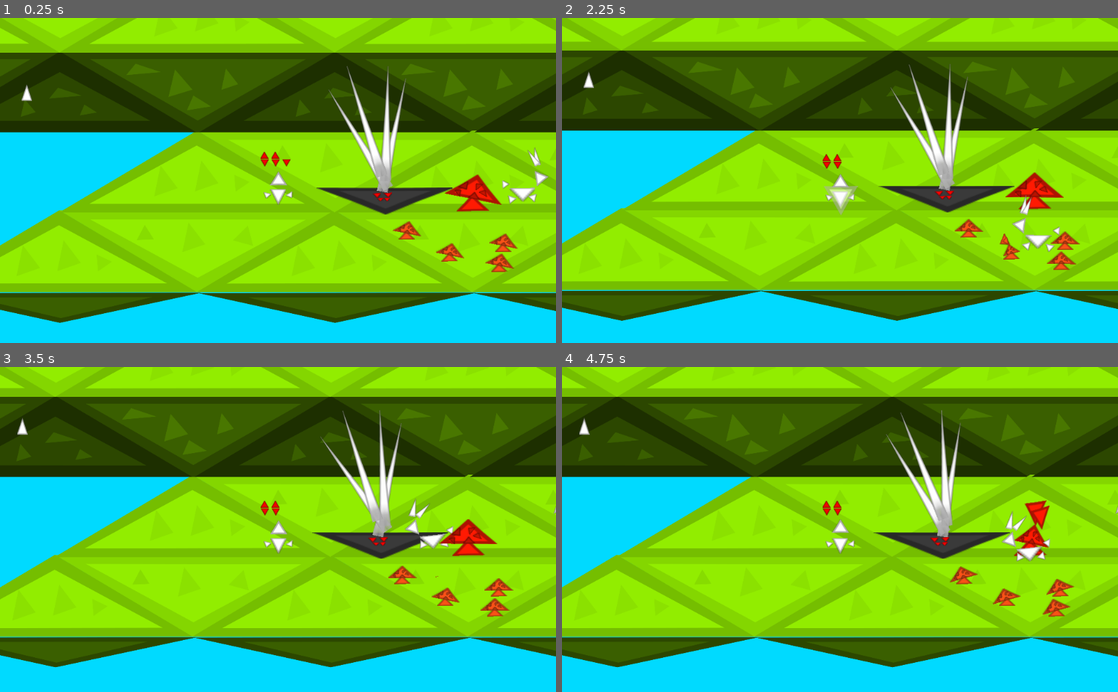
Above: before the commit, frames 1-4 (two rows, left to right).
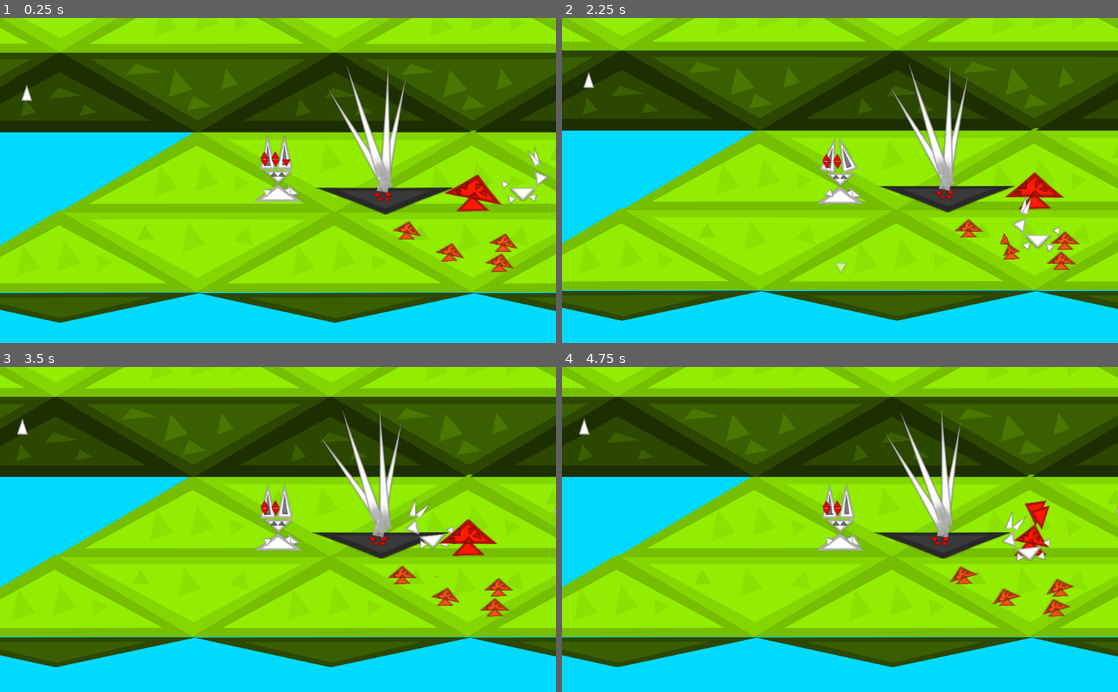
Above: after the commit, the same moments.

Repository: Mequam/Sound_Mess
Game: Godot game, scene res://scenes/main/test_2d_space.tscn
The game is run twice, just before and just after one commit, with the same random seed, the same clock (stepped at 60 frames per second) and the same inputs.
Inputs (mouse positions are in pixels of both pictures, inside the frame that each line leads up to):
- Up to frame 1 (0.25 s): no input
- Up to frame 2 (2.25 s): move the mouse to (962, 164) at 0.52 s; tap 1 (NOTE_0) at 0.6 s; tap Space at 0.77, 1.52 s; move the mouse to (728, 196) at 1.27 s; tap 2 (NOTE_1) at 1.35 s; move the mouse to (895, 109) at 2.02 s; tap 3 (NOTE_2) at 2.1 s
- Up to frame 3 (3.5 s): move the mouse to (250, 594) at 2.77 s; tap 5 (NOTE_4) at 2.85 s; tap Space at 3.02 s
- Up to frame 4 (4.75 s): move the mouse to (1006, 578) at 3.52 s; tap 6 (NOTE_5) at 3.6 s; tap Space at 3.77, 4.52 s; move the mouse to (673, 480) at 4.27 s; tap 7 (NOTE_6) at 4.35 s

The runs differ from the first frame. In frame 1, 0.7% of the frame differs, in the area x 45-55%, y 36-58%; in frame 2, 0.8%, in the area x 45-55%, y 36-79%; in frame 3, 0.7%; in frame 4, 0.7%.

Commit message:
added a basic bunny animation and updated the avatar script with default behavior to make life easier in the future
TODO: get the scale and rotation of the particle effect right and add the side to side functionality to the script

Diff:
--- /dev/null
+++ b/scenes/assets/avatars/avatar_sprite_bunny.tscn
@@ -0,0 +1,477 @@
+[gd_scene load_steps=6 format=2]
+
+[ext_resource path="res://triangles/even_triangle.png" type="Texture" id=1]
+[ext_resource path="res://triangles/long_triangle.png" type="Texture" id=2]
+[ext_resource path="res://scenes/instance/Shrinking_Triangle.tscn" type="PackedScene" id=3]
+
+[sub_resource type="Animation" id=1]
+resource_name = "Front_Jump"
+length = 0.1
+step = 0.05
+tracks/0/type = "value"
+tracks/0/path = NodePath("bunny_sprite_front:scale")
+tracks/0/interp = 1
+tracks/0/loop_wrap = true
+tracks/0/imported = false
+tracks/0/enabled = true
+tracks/0/keys = {
+"times": PoolRealArray( 0, 0.05 ),
+"transitions": PoolRealArray( 1, 1 ),
+"update": 1,
+"values": [ Vector2( 1, 0.5 ), Vector2( 1, 1.3 ) ]
+}
+tracks/1/type = "value"
+tracks/1/path = NodePath("bunny_sprite_front/hands/left_hand:position")
+tracks/1/interp = 1
+tracks/1/loop_wrap = true
+tracks/1/imported = false
+tracks/1/enabled = true
+tracks/1/keys = {
+"times": PoolRealArray( 0, 0.05 ),
+"transitions": PoolRealArray( 1, 1 ),
+"update": 1,
+"values": [ Vector2( 95.9257, 41.8546 ), Vector2( 162.357, 124.663 ) ]
+}
+tracks/2/type = "value"
+tracks/2/path = NodePath("bunny_sprite_front/hands/left_hand:rotation_degrees")
+tracks/2/interp = 1
+tracks/2/loop_wrap = true
+tracks/2/imported = false
+tracks/2/enabled = true
+tracks/2/keys = {
+"times": PoolRealArray( 0, 0.05 ),
+"transitions": PoolRealArray( 1, 1 ),
+"update": 1,
+"values": [ 120.496, 131.777 ]
+}
+tracks/3/type = "value"
+tracks/3/path = NodePath("bunny_sprite_front/hands/right_hand:position")
+tracks/3/interp = 1
+tracks/3/loop_wrap = true
+tracks/3/imported = false
+tracks/3/enabled = true
+tracks/3/keys = {
+"times": PoolRealArray( 0, 0.05 ),
+"transitions": PoolRealArray( 1, 1 ),
+"update": 1,
+"values": [ Vector2( -80.699, 57.3351 ), Vector2( -142.205, 145.452 ) ]
+}
+tracks/4/type = "value"
+tracks/4/path = NodePath("bunny_sprite_front/hands/right_hand:rotation_degrees")
+tracks/4/interp = 1
+tracks/4/loop_wrap = true
+tracks/4/imported = false
+tracks/4/enabled = true
+tracks/4/keys = {
+"times": PoolRealArray( 0, 0.05 ),
+"transitions": PoolRealArray( 1, 1 ),
+"update": 1,
+"values": [ -111.155, -126.715 ]
+}
+tracks/5/type = "value"
+tracks/5/path = NodePath("bunny_sprite_front/head/ears/left_ear_pos:position")
+tracks/5/interp = 1
+tracks/5/loop_wrap = true
+tracks/5/imported = false
+tracks/5/enabled = true
+tracks/5/keys = {
+"times": PoolRealArray( 0, 0.05 ),
+"transitions": PoolRealArray( 1, 1 ),
+"update": 1,
+"values": [ Vector2( -102.773, -358.236 ), Vector2( -76.4258, -320.678 ) ]
+}
+tracks/6/type = "value"
+tracks/6/path = NodePath("bunny_sprite_front/head/ears/right_ear_pos:position")
+tracks/6/interp = 1
+tracks/6/loop_wrap = true
+tracks/6/imported = false
+tracks/6/enabled = true
+tracks/6/keys = {
+"times": PoolRealArray( 0, 0.05 ),
+"transitions": PoolRealArray( 1, 1 ),
+"update": 1,
+"values": [ Vector2( 51.0201, -360.286 ), Vector2( 43.8396, -317.62 ) ]
+}
+tracks/7/type = "value"
+tracks/7/path = NodePath("bunny_sprite_front/head/ears/right_ear_pos:scale")
+tracks/7/interp = 1
+tracks/7/loop_wrap = true
+tracks/7/imported = false
+tracks/7/enabled = true
+tracks/7/keys = {
+"times": PoolRealArray( 0, 0.05 ),
+"transitions": PoolRealArray( 1, 1 ),
+"update": 1,
+"values": [ Vector2( 1, 1 ), Vector2( 1, 0.5 ) ]
+}
+tracks/8/type = "value"
+tracks/8/path = NodePath("bunny_sprite_front/head/ears/left_ear_pos:scale")
+tracks/8/interp = 1
+tracks/8/loop_wrap = true
+tracks/8/imported = false
+tracks/8/enabled = true
+tracks/8/keys = {
+"times": PoolRealArray( 0, 0.05 ),
+"transitions": PoolRealArray( 1, 1 ),
+"update": 1,
+"values": [ Vector2( 1, 1 ), Vector2( 1, 0.5 ) ]
+}
+tracks/9/type = "value"
+tracks/9/path = NodePath("bunny_sprite_front/head/ears/left_ear_pos:rotation_degrees")
+tracks/9/interp = 1
+tracks/9/loop_wrap = true
+tracks/9/imported = false
+tracks/9/enabled = true
+tracks/9/keys = {
+"times": PoolRealArray( 0, 0.05 ),
+"transitions": PoolRealArray( 1, 1 ),
+"update": 1,
+"values": [ 0.0, 13.528 ]
+}
+tracks/10/type = "value"
+tracks/10/path = NodePath("bunny_sprite_front/head/ears/right_ear_pos:rotation_degrees")
+tracks/10/interp = 1
+tracks/10/loop_wrap = true
+tracks/10/imported = false
+tracks/10/enabled = true
+tracks/10/keys = {
+"times": PoolRealArray( 0, 0.05 ),
+"transitions": PoolRealArray( 1, 1 ),
+"update": 1,
+"values": [ 0.0, -17.8766 ]
+}
+tracks/11/type = "value"
+tracks/11/path = NodePath("bunny_sprite_front:position")
+tracks/11/interp = 1
+tracks/11/loop_wrap = true
+tracks/11/imported = false
+tracks/11/enabled = true
+tracks/11/keys = {
+"times": PoolRealArray( 0, 0.05 ),
+"transitions": PoolRealArray( 1, 1 ),
+"update": 1,
+"values": [ Vector2( 0, 0 ), Vector2( 0, -100 ) ]
+}
+tracks/12/type = "value"
+tracks/12/path = NodePath("bunny_sprite_front:visible")
+tracks/12/interp = 1
+tracks/12/loop_wrap = true
+tracks/12/imported = false
+tracks/12/enabled = true
+tracks/12/keys = {
+"times": PoolRealArray( 0.05 ),
+"transitions": PoolRealArray( 1 ),
+"update": 1,
+"values": [ true ]
+}
+tracks/13/type = "value"
+tracks/13/path = NodePath("shadow:visible")
+tracks/13/interp = 1
+tracks/13/loop_wrap = true
+tracks/13/imported = false
+tracks/13/enabled = true
+tracks/13/keys = {
+"times": PoolRealArray( 0, 0.05 ),
+"transitions": PoolRealArray( 1, 1 ),
+"update": 1,
+"values": [ false, true ]
+}
+
+[sub_resource type="Animation" id=2]
+loop = true
+tracks/0/type = "value"
+tracks/0/path = NodePath("bunny_sprite_front/hands/right_hand:rotation_degrees")
+tracks/0/interp = 1
+tracks/0/loop_wrap = true
+tracks/0/imported = false
+tracks/0/enabled = true
+tracks/0/keys = {
+"times": PoolRealArray( 0, 0.1, 0.2 ),
+"transitions": PoolRealArray( 1, 1, 1 ),
+"update": 1,
+"values": [ -78.685, -88.1137, -78.685 ]
+}
+tracks/1/type = "value"
+tracks/1/path = NodePath("bunny_sprite_front/head/ears/left_ear_pos:rotation_degrees")
+tracks/1/interp = 1
+tracks/1/loop_wrap = true
+tracks/1/imported = false
+tracks/1/enabled = true
+tracks/1/keys = {
+"times": PoolRealArray( 0.5, 0.6, 0.7 ),
+"transitions": PoolRealArray( 1, 1, 1 ),
+"update": 1,
+"values": [ 0.0, -10.1934, 0.0 ]
+}
+tracks/2/type = "value"
+tracks/2/path = NodePath("bunny_sprite_front/tail:rotation_degrees")
+tracks/2/interp = 1
+tracks/2/loop_wrap = true
+tracks/2/imported = false
+tracks/2/enabled = true
+tracks/2/keys = {
+"times": PoolRealArray( 0, 0.1, 0.2, 0.3, 0.6, 0.7 ),
+"transitions": PoolRealArray( 1, 1, 1, 1, 1, 1 ),
+"update": 1,
+"values": [ 37.8062, 59.2405, 37.8062, 59.2405, 37.8062, 59.2405 ]
+}
+tracks/3/type = "value"
+tracks/3/path = NodePath("bunny_sprite_front/head/eyes:visible")
+tracks/3/interp = 1
+tracks/3/loop_wrap = true
+tracks/3/imported = false
+tracks/3/enabled = true
+tracks/3/keys = {
+"times": PoolRealArray(  ),
+"transitions": PoolRealArray(  ),
+"update": 1,
+"values": [  ]
+}
+tracks/4/type = "value"
+tracks/4/path = NodePath("bunny_sprite_front/head/eyes:scale")
+tracks/4/interp = 1
+tracks/4/loop_wrap = true
+tracks/4/imported = false
+tracks/4/enabled = true
+tracks/4/keys = {
+"times": PoolRealArray( 0.7, 0.8 ),
+"transitions": PoolRealArray( 1, 1 ),
+"update": 1,
+"values": [ Vector2( 1, 0.3 ), Vector2( 1, 1 ) ]
+}
+tracks/5/type = "value"
+tracks/5/path = NodePath("bunny_sprite_front/hands/left_hand:rotation_degrees")
+tracks/5/interp = 1
+tracks/5/loop_wrap = true
+tracks/5/imported = false
+tracks/5/enabled = true
+tracks/5/keys = {
+"times": PoolRealArray( 0.5, 0.6 ),
+"transitions": PoolRealArray( 1, 1 ),
+"update": 1,
+"values": [ 79.145, 66.7499 ]
+}
+tracks/6/type = "value"
+tracks/6/path = NodePath("bunny_sprite_front/head/ears/right_ear_pos:rotation_degrees")
+tracks/6/interp = 1
+tracks/6/loop_wrap = true
+tracks/6/imported = false
+tracks/6/enabled = true
+tracks/6/keys = {
+"times": PoolRealArray( 0.1, 0.2 ),
+"transitions": PoolRealArray( 1, 1 ),
+"update": 1,
+"values": [ 10.4941, 0.0 ]
+}
+tracks/7/type = "value"
+tracks/7/path = NodePath("bunny_sprite_front:scale")
+tracks/7/interp = 1
+tracks/7/loop_wrap = true
+tracks/7/imported = false
+tracks/7/enabled = true
+tracks/7/keys = {
+"times": PoolRealArray( 0 ),
+"transitions": PoolRealArray( 1 ),
+"update": 0,
+"values": [ Vector2( 1, 1 ) ]
+}
+tracks/8/type = "value"
+tracks/8/path = NodePath("bunny_sprite_front/hands/left_hand:position")
+tracks/8/interp = 1
+tracks/8/loop_wrap = true
+tracks/8/imported = false
+tracks/8/enabled = true
+tracks/8/keys = {
+"times": PoolRealArray( 0 ),
+"transitions": PoolRealArray( 1 ),
+"update": 0,
+"values": [ Vector2( 95.9257, 41.8546 ) ]
+}
+tracks/9/type = "value"
+tracks/9/path = NodePath("bunny_sprite_front/hands/right_hand:position")
+tracks/9/interp = 1
+tracks/9/loop_wrap = true
+tracks/9/imported = false
+tracks/9/enabled = true
+tracks/9/keys = {
+"times": PoolRealArray( 0 ),
+"transitions": PoolRealArray( 1 ),
+"update": 0,
+"values": [ Vector2( -80.699, 57.3351 ) ]
+}
+tracks/10/type = "value"
+tracks/10/path = NodePath("bunny_sprite_front/head/ears/left_ear_pos:scale")
+tracks/10/interp = 1
+tracks/10/loop_wrap = true
+tracks/10/imported = false
+tracks/10/enabled = true
+tracks/10/keys = {
+"times": PoolRealArray( 0 ),
+"transitions": PoolRealArray( 1 ),
+"update": 0,
+"values": [ Vector2( 1, 1 ) ]
+}
+tracks/11/type = "value"
+tracks/11/path = NodePath("bunny_sprite_front/head/ears/right_ear_pos:scale")
+tracks/11/interp = 1
+tracks/11/loop_wrap = true
+tracks/11/imported = false
+tracks/11/enabled = true
+tracks/11/keys = {
+"times": PoolRealArray( 0 ),
+"transitions": PoolRealArray( 1 ),
+"update": 0,
+"values": [ Vector2( 1, 1 ) ]
+}
+tracks/12/type = "value"
+tracks/12/path = NodePath("bunny_sprite_front/head/ears/left_ear_pos:position")
+tracks/12/interp = 1
+tracks/12/loop_wrap = true
+tracks/12/imported = false
+tracks/12/enabled = true
+tracks/12/keys = {
+"times": PoolRealArray( 0 ),
+"transitions": PoolRealArray( 1 ),
+"update": 0,
+"values": [ Vector2( -102.773, -358.236 ) ]
+}
+tracks/13/type = "value"
+tracks/13/path = NodePath("bunny_sprite_front/head/ears/right_ear_pos:position")
+tracks/13/interp = 1
+tracks/13/loop_wrap = true
+tracks/13/imported = false
+tracks/13/enabled = true
+tracks/13/keys = {
+"times": PoolRealArray( 0 ),
+"transitions": PoolRealArray( 1 ),
+"update": 0,
+"values": [ Vector2( 51.0201, -360.286 ) ]
+}
+tracks/14/type = "value"
+tracks/14/path = NodePath("bunny_sprite_front:position")
+tracks/14/interp = 1
+tracks/14/loop_wrap = true
+tracks/14/imported = false
+tracks/14/enabled = true
+tracks/14/keys = {
+"times": PoolRealArray( 0 ),
+"transitions": PoolRealArray( 1 ),
+"update": 0,
+"values": [ Vector2( 0, 0 ) ]
+}
+tracks/15/type = "value"
+tracks/15/path = NodePath("shadow:visible")
+tracks/15/interp = 1
+tracks/15/loop_wrap = true
+tracks/15/imported = false
+tracks/15/enabled = true
+tracks/15/keys = {
+"times": PoolRealArray( 0 ),
+"transitions": PoolRealArray( 1 ),
+"update": 1,
+"values": [ false ]
+}
+
+[node name="avatar_sprite_bunny" type="Node2D"]
+
+[node name="bunny_sprite_front" type="Node2D" parent="."]
+
+[node name="head" type="Node2D" parent="bunny_sprite_front"]
+
+[node name="head" type="Sprite" parent="bunny_sprite_front/head"]
+position = Vector2( -6.16095, -177.09 )
+scale = Vector2( 0.522692, 0.265396 )
+texture = ExtResource( 1 )
+
+[node name="eyes" type="Node2D" parent="bunny_sprite_front/head"]
+position = Vector2( 0, -201.722 )
+
+[node name="left_eye" type="Sprite" parent="bunny_sprite_front/head/eyes"]
+modulate = Color( 0.423529, 0.423529, 0.423529, 1 )
+position = Vector2( -41.114, 0 )
+rotation = 3.14159
+scale = Vector2( 0.12861, 0.0892085 )
+texture = ExtResource( 1 )
+
+[node name="right_eye" type="Sprite" parent="bunny_sprite_front/head/eyes"]
+modulate = Color( 0.423529, 0.423529, 0.423529, 1 )
+position = Vector2( 30.485, 0 )
+rotation = 3.14159
+scale = Vector2( 0.12861, 0.0892085 )
+texture = ExtResource( 1 )
+
+[node name="ears" type="Node2D" parent="bunny_sprite_front/head"]
+
+[node name="left_ear_pos" type="Node2D" parent="bunny_sprite_front/head/ears"]
+position = Vector2( -102.773, -358.236 )
+
+[node name="left_ear" type="Sprite" parent="bunny_sprite_front/head/ears/left_ear_pos"]
+position = Vector2( 3.6241, -47.9471 )
+rotation = 3.12855
+scale = Vector2( 0.295553, 0.424881 )
+texture = ExtResource( 2 )
+
+[node name="iner_left_ear" type="Sprite" parent="bunny_sprite_front/head/ears/left_ear_pos"]
+modulate = Color( 0.498039, 0.498039, 0.498039, 1 )
+position = Vector2( 3.30969, -19.0508 )
+rotation = 3.12855
+scale = Vector2( 0.1, 0.248167 )
+texture = ExtResource( 2 )
+
+[node name="right_ear_pos" type="Node2D" parent="bunny_sprite_front/head/ears"]
+position = Vector2( 51.0201, -360.286 )
+
+[node name="right_ear" type="Sprite" parent="bunny_sprite_front/head/ears/right_ear_pos"]
+position = Vector2( 3.6241, -47.9471 )
+rotation = 3.12855
+scale = Vector2( 0.295553, 0.424881 )
+texture = ExtResource( 2 )
+
+[node name="iner_right_ear" type="Sprite" parent="bunny_sprite_front/head/ears/right_ear_pos"]
+modulate = Color( 0.498039, 0.498039, 0.498039, 1 )
+position = Vector2( 3.30969, -19.0508 )
+rotation = 3.12855
+scale = Vector2( 0.1, 0.248167 )
+texture = ExtResource( 2 )
+
+[node name="tail" type="Sprite" parent="bunny_sprite_front"]
+position = Vector2( 106.43, -32.2877 )
+rotation = 0.659843
+scale = Vector2( 0.279154, 0.202772 )
+texture = ExtResource( 1 )
+
+[node name="body" type="Sprite" parent="bunny_sprite_front"]
+position = Vector2( -3.58754, -33.4835 )
+rotation = -3.14159
+scale = Vector2( 0.880654, 0.363661 )
+texture = ExtResource( 1 )
+
+[node name="hands" type="Node2D" parent="bunny_sprite_front"]
+rotation = -3.14159
+
+[node name="left_hand" type="Sprite" parent="bunny_sprite_front/hands"]
+position = Vector2( 95.9257, 41.8546 )
+rotation = 1.16501
+scale = Vector2( 0.163571, 0.16541 )
+texture = ExtResource( 1 )
+
+[node name="right_hand" type="Sprite" parent="bunny_sprite_front/hands"]
+position = Vector2( -80.699, 57.3351 )
+rotation = -1.37331
+scale = Vector2( 0.172336, 0.148557 )
+texture = ExtResource( 1 )
+
+[node name="AnimationPlayer" type="AnimationPlayer" parent="."]
+anims/Front_Jump = SubResource( 1 )
+anims/Idle = SubResource( 2 )
+
+[node name="shadow" type="Sprite" parent="."]
+visible = false
+modulate = Color( 0.47451, 0.47451, 0.47451, 0.741176 )
+position = Vector2( 0, 34.9428 )
+scale = Vector2( 1, 0.260979 )
+texture = ExtResource( 1 )
+
+[node name="Shrinking_Triangle" parent="." instance=ExtResource( 3 )]
+position = Vector2( -308.673, -8.351 )
+rotation = 1.5708
--- /dev/null
+++ b/scenes/assets/bunny_avatar.tscn
@@ -0,0 +1,9 @@
+[gd_scene load_steps=3 format=2]
+
+[ext_resource path="res://scripts/bunny_avatar.gd" type="Script" id=1]
+[ext_resource path="res://scenes/assets/avatars/avatar_sprite_bunny.tscn" type="PackedScene" id=2]
+
+[node name="bunny_avatar" type="Node2D"]
+script = ExtResource( 1 )
+
+[node name="Sprite" parent="." instance=ExtResource( 2 )]
--- a/scenes/instance/entities/player.tscn
+++ b/scenes/instance/entities/player.tscn
@@ -1,11 +1,10 @@
 [gd_scene load_steps=7 format=2]
 
 [ext_resource path="res://scripts/player.gd" type="Script" id=1]
-[ext_resource path="res://scenes/instance/avatars/initial_player_avatar.tscn" type="PackedScene" id=2]
+[ext_resource path="res://scenes/assets/bunny_avatar.tscn" type="PackedScene" id=2]
 [ext_resource path="res://scenes/instance/NotePlayer.tscn" type="PackedScene" id=3]
 [ext_resource path="res://scenes/ComoTracker.tscn" type="PackedScene" id=4]
 [ext_resource path="res://scenes/instance/health_bar.tscn" type="PackedScene" id=5]
-
 
 [sub_resource type="RectangleShape2D" id=1]
 extents = Vector2( 10, 13.895 )
@@ -15,7 +14,8 @@
 script = ExtResource( 1 )
 
 [node name="avatar" parent="." instance=ExtResource( 2 )]
-position = Vector2( 1.19167, 21.776 )
+position = Vector2( 1.38697, 29.4037 )
+scale = Vector2( 0.2, 0.2 )
 
 [node name="CollisionShape2D" type="CollisionShape2D" parent="."]
 position = Vector2( 1.00313, 19.0864 )
--- a/scripts/Shrinking_Triangle.gd
+++ b/scripts/Shrinking_Triangle.gd
@@ -4,12 +4,10 @@
 func emit_dir(dir):
 	rotation = create_rot(dir)
 	emitting = true
-
 #this function takes a given direction and returns the angle we want to emit at
 func create_rot(dir):
 	var neg = 1 if dir.y >= 0 else -1
 	return acos(dir.x)*neg-PI/2
-
 var init_particle_dist = 0
 var init_time = 1
 
@@ -23,19 +21,14 @@
 	return scale.x < 0
 # Called when the node enters the scene tree for the first time.
 func _ready():
-	print("running ready")
-	init_particle_dist = position.x
-	print("set init time" + str(speed_scale))
+	init_particle_dist = position.distance_to(get_parent().position)
+	print("initial partical distance of " + str(init_particle_dist))
 	init_time = speed_scale
 func _init():
 	init_time = speed_scale
 #sets the speed based on the previous beats given by the player
 func dialate_speed(last_beat,sub_beat):
 	if (sub_beat*last_beat != 0):
-		print("init_time " + str(init_time))
-		print("last_beat " + str(last_beat))
-		print("sub beat " + str(sub_beat))
-		print("speed scale set to " + str(init_time/last_beat))
 		speed_scale = init_time/last_beat
 
 #emits in the specified direction
@@ -51,14 +44,9 @@
 func emit_up():
 	rotation = PI
 	emitting = true
-# Called every frame. 'delta' is the elapsed time since the previous frame.
-#func _process(delta):
-#	pass
 
-
-# Called when the node enters the scene tree for the first time.
-#func _ready():
-#	pass
-# Called every frame. 'delta' is the elapsed time since the previous frame.
-#func _process(delta):
-#	pass
+#moves the particles to the position and emits
+func emit_dir_pos(dir):
+	position = dir*init_particle_dist
+	print("moving to " + str(position))
+	emit_dir(dir)
--- a/scripts/avatar.gd
+++ b/scripts/avatar.gd
@@ -37,7 +37,9 @@
 
 #this function is to be overiden in order to animate based on the direction of motion
 func dir_anim(dir):
-	pass
+	if (abs(dir.y) > abs(dir.x)):
+		$Sprite/AnimationPlayer.play("Front_Jump")
+	$Sprite/Shrinking_Triangle.emit_dir_pos(dir)
 func run_flavor(flavor,to_move,delta):
 	match flavor:
 		6:
--- /dev/null
+++ b/scripts/bunny_avatar.gd
@@ -0,0 +1,6 @@
+extends "res://scripts/avatar.gd"
+
+
+func _ready():
+	._ready()
+	pass
